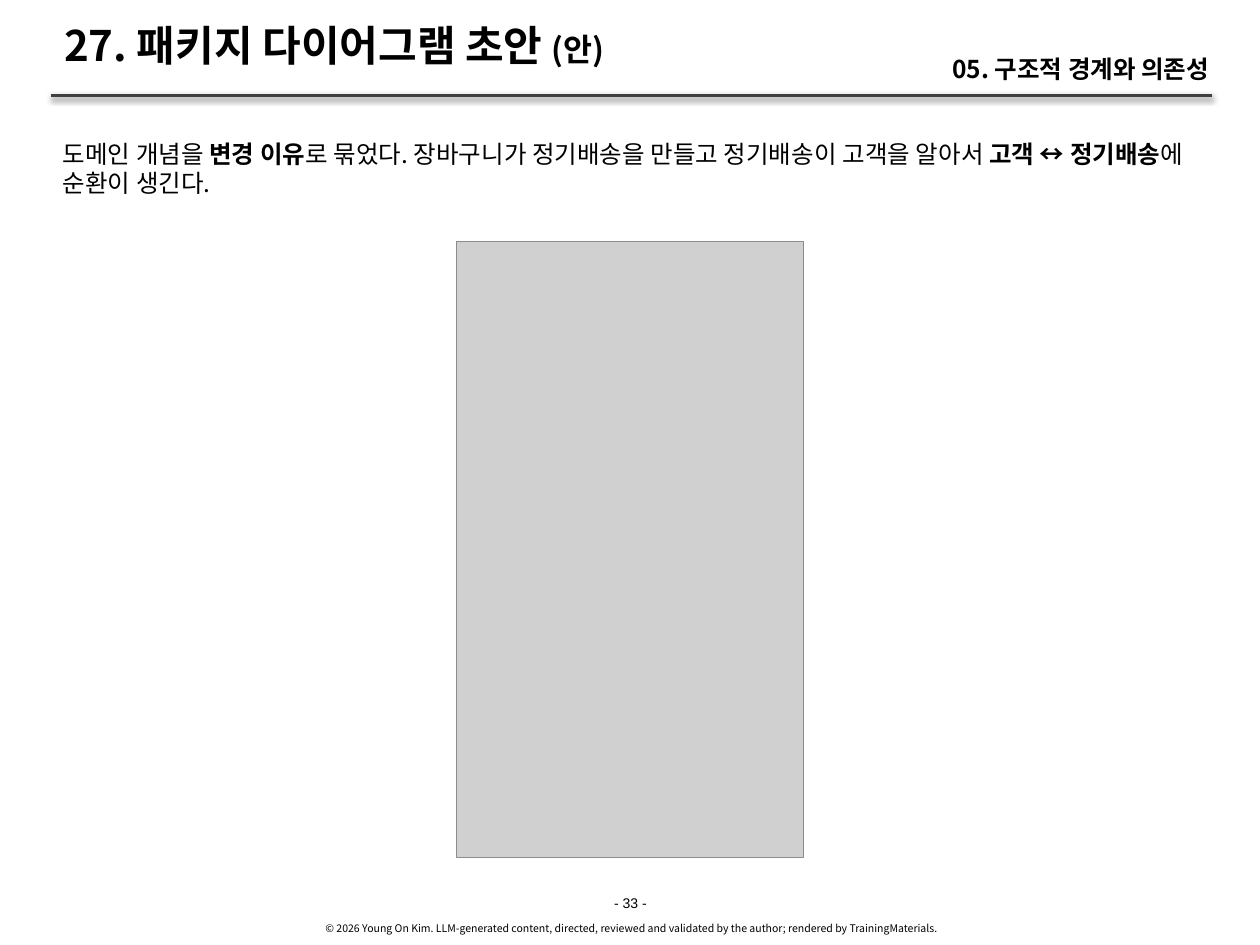
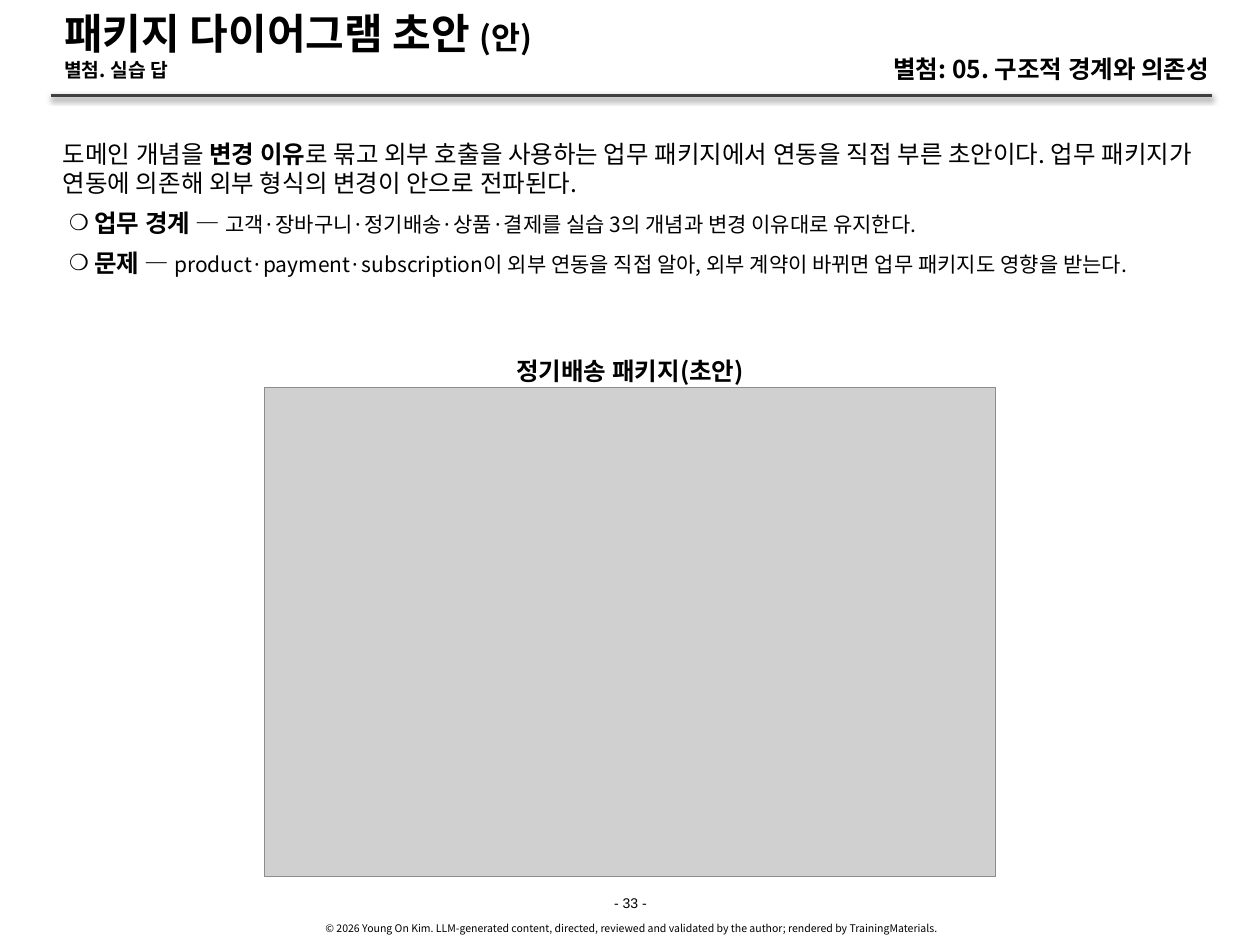
Before and after one commit to YoungSan77/TrainingMaterials, a slide deck: slide 33 of courses/ooad/sessions/s05.pptx. Drawn at 1260x945 pixels with LibreOffice and Linux fonts; fonts in the diff are those of the drawing; grey boxes stand for pictures. Boxes give left, top, right and bottom in pixels: in the first picture for what was removed or moved away, otherwise in the second. Text is boxed around its words. In the diff, an @@ line names an element or a change of style, - is before the commit and + after.

```diff
--- a/courses/ooad/sessions/s05.pptx
+++ b/courses/ooad/sessions/s05.pptx
@@ title at (x1=64, y1=13, x2=532, y2=79): text changed @@
-27. 패키지 다이어그램 초안 (안)
+패키지 다이어그램 초안 (안)
+별첨. 실습 답
@@ text at (x1=893, y1=57, x2=1209, y2=81): text changed @@
-05. 구조적 경계와 의존성
+별첨: 05. 구조적 경계와 의존성
@@ text at (x1=63, y1=142, x2=1192, y2=277): text changed; size 14 to 12 pt @@
-도메인 개념을 변경 이유로 묶었다. 장바구니가 정기배송을 만들고 정기배송이 고객을 알아서 고객 ↔ 정기배송에 순환이 생긴다.
+도메인 개념을 변경 이유로 묶고 외부 호출을 사용하는 업무 패키지에서 연동을 직접 부른 초안이다. 업무 패키지가 연동에 의존해 외부 형식의 변경이 안으로 전파된다.
+    ❍ 업무 경계 — 고객·장바구니·정기배송·상품·결제를 실습 3의 개념과 변경 이유대로 유지한다.
+    ❍ 문제 — product·payment·subscription이 외부 연동을 직접 알아, 외부 계약이 바뀌면 업무 패키지도 영향을 받는다.
@@ picture removed at (x1=456, y1=242, x2=803, y2=858) @@
@@ text added at (x1=516, y1=359, x2=744, y2=385), 14 pt, text #000000, bold @@
+정기배송 패키지(초안)
@@ picture added at (x1=265, y1=388, x2=995, y2=877) @@
```
Also in this commit, not shown: 33 other slides changed, 1 slide removed, 29 other files.
